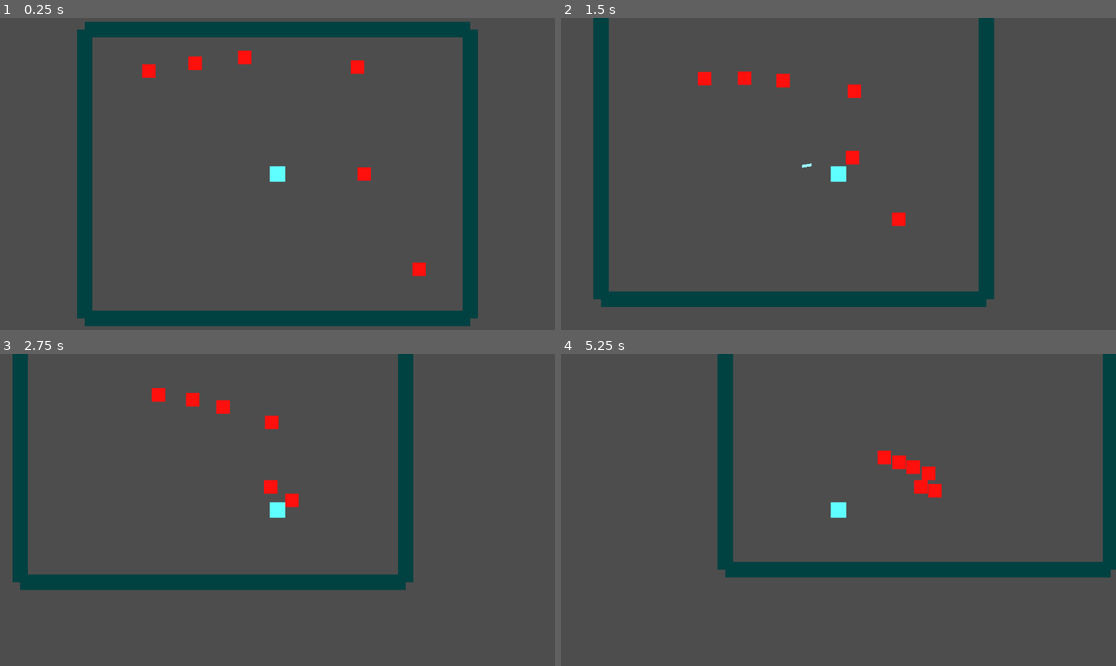
Above: before the commit, frames 1-4 (two rows, left to right).
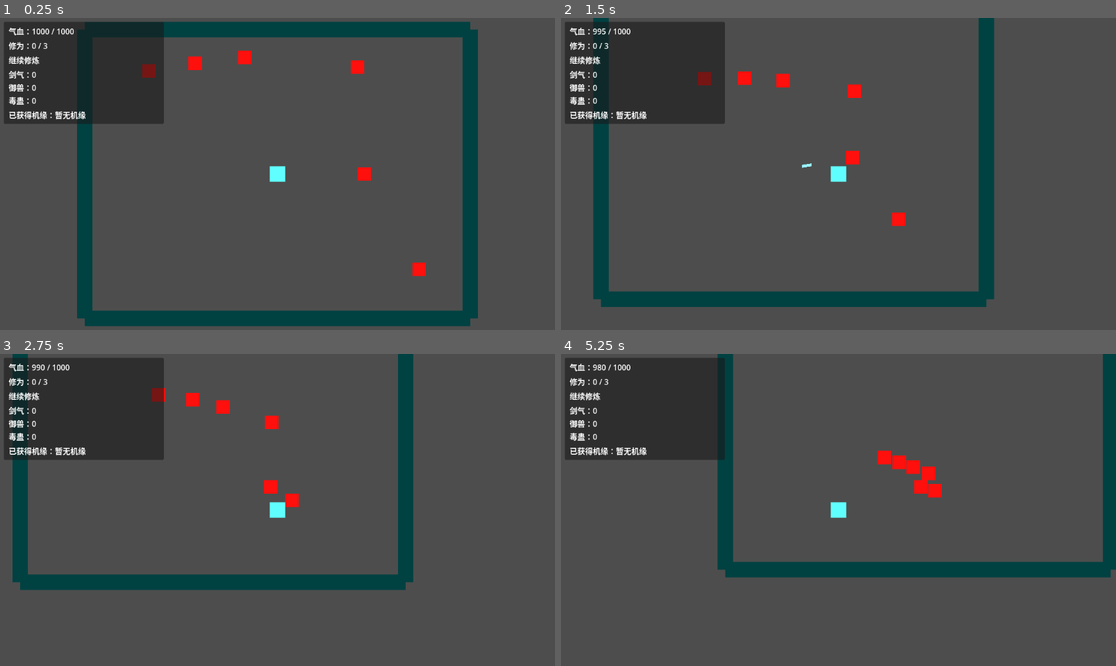
Above: after the commit, the same moments.

Repository: Litrudy/combine-dao
Game: Godot game, scene res://scenes/player/realm_test_map.tscn
Two runs of this game, one before a commit and one after it. Both use one fixed random seed, a clock stepped at 60 frames per second and the inputs below.
Inputs (mouse positions are in pixels of both pictures, inside the frame that each line leads up to):
- Up to frame 1 (0.25 s): no input
- Up to frame 2 (1.5 s): tap Enter (ui_accept) at 0.5, 0.77 s; move the mouse to (960, 158) at 0.52 s; hold D (move_right) 0.53-1.28 s; hold R (breakthrough) 0.53-1.28 s; move the mouse to (727, 189) at 1.27 s; hold S (move_down) from 1.28 s (still down); click (727, 189) at 1.35 s
- Up to frame 3 (2.75 s): tap Enter (ui_accept) at 1.52 s; tap R (breakthrough) at 1.55 s; move the mouse to (333, 441) at 2.02 s; release S (move_down) at 2.03 s; hold D (move_right) from 2.03 s (still down); hold R (breakthrough) from 2.03 s (still down)
- Up to frame 4 (5.25 s): move the mouse to (810, 572) at 2.77 s; release D (move_right) at 2.78 s; release R (breakthrough) at 2.78 s; hold W (move_up) 2.78-3.53 s; tap Q at 2.85 s; tap Enter (ui_accept) at 3.02, 3.77, 4.52 s; tap R (breakthrough) at 3.05, 4.55 s; move the mouse to (1005, 556) at 3.52 s; hold R (breakthrough) 3.53-4.28 s; hold A (move_left) 3.53-5.03 s; tap K at 3.6 s; move the mouse to (672, 463) at 4.27 s; tap H at 4.35 s; move the mouse to (866, 510) at 5.02 s; hold S (move_down) from 5.03 s (still down); hold R (breakthrough) from 5.03 s (still down)

The runs differ from the first frame. In frame 1, 7.7% of the frame differs, in the area x 0-30%, y 1-34%; in frame 2, 8.5%; in frame 3, 8.7%; in frame 4, 8.8%, in the area x 0-29%, y 1-34%.

Commit message:
feat: 添加基础HUD显示

Diff:
--- a/scenes/ally/spirit_wolf.tscn
+++ b/scenes/ally/spirit_wolf.tscn
@@ -3,6 +3,7 @@
 [ext_resource type="Script" uid="uid://cpaq8a8j5r7cd" path="res://scenes/ally/spirit_wolf.gd" id="1_wolf"]
 
 [sub_resource type="RectangleShape2D" id="RectangleShape2D_wolf"]
+size = Vector2(2, 2)
 
 [node name="SpiritWolf" type="CharacterBody2D" unique_id=377059038]
 script = ExtResource("1_wolf")
--- a/scenes/player/cultivator.gd
+++ b/scenes/player/cultivator.gd
@@ -2,6 +2,9 @@
 
 ## 修士（玩家）移动脚本
 ## M1 任务 1 —— 仅实现俯视角 WASD 移动，不含战斗 / 升级 / 机缘等系统。
+
+## 玩家状态变化时发出（修为 / 突破 / 机缘 / 气血变化），供 HUD 刷新
+signal stats_changed
 
 @export var speed: float = 200.0
 @export var max_qi_blood: int = 100
@@ -181,6 +184,9 @@
 	if can_breakthrough():
 		print("修为已满，按 R 进行突破")
 
+	# 通知 HUD 刷新
+	stats_changed.emit()
+
 
 ## 是否处于可突破状态
 func can_breakthrough() -> bool:
@@ -241,6 +247,9 @@
 	cultivation_level += 1
 	cultivation_exp_required += 3
 	print("突破完成，当前修为：", cultivation_exp, " / ", cultivation_exp_required)
+
+	# 完成突破 + 获得机缘，通知 HUD 刷新
+	stats_changed.emit()
 
 
 ## 根据机缘 id 应用效果（M1 任务 7：实现剑气流三个机缘）
@@ -370,13 +379,53 @@
 ## 受伤时打印剩余气血
 func _on_vitals_damaged(_amount: int, current_qi_blood: int) -> void:
 	print("受伤，当前气血：", current_qi_blood)
+	# 气血变化，通知 HUD 刷新
+	stats_changed.emit()
 
 
 ## 治疗时打印当前气血
 func _on_vitals_healed(_amount: int, current_qi_blood: int) -> void:
 	print("回复，当前气血：", current_qi_blood)
+	# 气血变化，通知 HUD 刷新
+	stats_changed.emit()
 
 
 ## 死亡时打印提示
 func _on_vitals_died() -> void:
 	print("修士陨落")
+
+
+# ===== HUD 数据 =====
+
+## 返回 HUD 需要的数据快照（HUD 只读，不修改玩家数据）
+func get_hud_data() -> Dictionary:
+	# 各流派已获得机缘数量（按 id 前缀分类）
+	var school_counts: Dictionary = {"sword": 0, "beast": 0, "poison": 0}
+	# 已获得机缘名称列表
+	var acquired_boon_names: Array[String] = []
+
+	# 用机缘数据建立 id -> 名称 映射
+	var id_to_name: Dictionary = {}
+	for boon in _boon_manager.get_all_boons():
+		id_to_name[boon.get("id", "")] = boon.get("boon_name", "?")
+
+	for id in acquired_boon_ids:
+		# 流派计数
+		if id.begins_with("sword"):
+			school_counts["sword"] += 1
+		elif id.begins_with("beast"):
+			school_counts["beast"] += 1
+		elif id.begins_with("poison"):
+			school_counts["poison"] += 1
+		# 名称列表
+		acquired_boon_names.append(id_to_name.get(id, id))
+
+	return {
+		"current_hp": vitals.get_current_qi_blood(),
+		"max_hp": vitals.get_max_qi_blood(),
+		"cultivation_exp": cultivation_exp,
+		"cultivation_exp_required": cultivation_exp_required,
+		"can_breakthrough": can_breakthrough(),
+		"school_counts": school_counts,
+		"acquired_boon_names": acquired_boon_names,
+	}
--- a/scenes/player/realm_test_map.tscn
+++ b/scenes/player/realm_test_map.tscn
@@ -4,6 +4,7 @@
 [ext_resource type="PackedScene" uid="uid://no6vpd7vpph5" path="res://scenes/enemy/beast.tscn" id="2_y2vg1"]
 [ext_resource type="PackedScene" uid="uid://brxx56mq7grp5" path="res://scenes/ui/boon_choice_panel.tscn" id="3_boonui"]
 [ext_resource type="Script" uid="uid://cchcqvgciqawd" path="res://scenes/player/realm_test_map.gd" id="5_map"]
+[ext_resource type="PackedScene" uid="uid://c0hud00000001" path="res://scenes/ui/hud.tscn" id="6_hud"]
 
 [sub_resource type="RectangleShape2D" id="RectangleShape2D_c7xc1"]
 size = Vector2(32, 32)
@@ -107,6 +108,8 @@
 color = Color(2.8878452e-07, 0.25704286, 0.26021704, 1)
 polygon = PackedVector2Array(-16, -300, 16, -300, 16, 300, -16, 300)
 
+[node name="HUD" parent="." instance=ExtResource("6_hud")]
+
 [node name="BoonChoicePanel" parent="." unique_id=1534450875 instance=ExtResource("3_boonui")]
 
 [node name="Beast" parent="." unique_id=1619129642 instance=ExtResource("2_y2vg1")]
--- /dev/null
+++ b/scenes/ui/hud.gd
@@ -0,0 +1,53 @@
+extends CanvasLayer
+## 基础文字 HUD
+## M2-1 —— 显示玩家气血 / 修为 / 突破状态 / 流派进度 / 已获得机缘。
+## 只读展示，不修改玩家数据。
+
+@onready var _hp_label: Label = $Panel/VBoxContainer/HpLabel
+@onready var _cultivation_label: Label = $Panel/VBoxContainer/CultivationLabel
+@onready var _breakthrough_label: Label = $Panel/VBoxContainer/BreakthroughLabel
+@onready var _school_label: Label = $Panel/VBoxContainer/SchoolLabel
+@onready var _boon_list_label: Label = $Panel/VBoxContainer/BoonListLabel
+
+## 目标玩家
+var _player: Node = null
+
+
+func _ready() -> void:
+	# 延迟一帧再查找玩家，确保玩家已进入场景树
+	_connect_player.call_deferred()
+
+
+## 查找玩家并连接其状态信号
+func _connect_player() -> void:
+	_player = get_tree().get_first_node_in_group("player")
+	if _player == null:
+		return
+	# 连接状态变化信号
+	if _player.has_signal("stats_changed") and not _player.stats_changed.is_connected(_refresh):
+		_player.stats_changed.connect(_refresh)
+	# 开局刷新一次
+	_refresh()
+
+
+## 根据玩家数据刷新显示
+func _refresh() -> void:
+	if not is_instance_valid(_player) or not _player.has_method("get_hud_data"):
+		return
+	var data: Dictionary = _player.get_hud_data()
+
+	# 气血
+	_hp_label.text = "气血：%d / %d" % [data["current_hp"], data["max_hp"]]
+	# 修为
+	_cultivation_label.text = "修为：%d / %d" % [data["cultivation_exp"], data["cultivation_exp_required"]]
+	# 突破状态
+	_breakthrough_label.text = "按 R 突破" if data["can_breakthrough"] else "继续修炼"
+	# 流派进度
+	var sc: Dictionary = data["school_counts"]
+	_school_label.text = "剑气：%d\n御兽：%d\n毒蛊：%d" % [sc["sword"], sc["beast"], sc["poison"]]
+	# 已获得机缘
+	var names: Array = data["acquired_boon_names"]
+	if names.is_empty():
+		_boon_list_label.text = "已获得机缘：暂无机缘"
+	else:
+		_boon_list_label.text = "已获得机缘：" + "、".join(names)
--- /dev/null
+++ b/scenes/ui/hud.tscn
@@ -0,0 +1,51 @@
+[gd_scene format=3 uid="uid://c0hud00000001"]
+
+[ext_resource type="Script" path="res://scenes/ui/hud.gd" id="1_hud"]
+
+[node name="HUD" type="CanvasLayer"]
+layer = 5
+script = ExtResource("1_hud")
+
+[node name="Panel" type="Panel" parent="."]
+offset_left = 8.0
+offset_top = 8.0
+offset_right = 340.0
+offset_bottom = 220.0
+mouse_filter = 2
+
+[node name="VBoxContainer" type="VBoxContainer" parent="Panel"]
+layout_mode = 1
+anchors_preset = 15
+anchor_right = 1.0
+anchor_bottom = 1.0
+offset_left = 10.0
+offset_top = 10.0
+offset_right = -10.0
+offset_bottom = -10.0
+grow_horizontal = 2
+grow_vertical = 2
+mouse_filter = 2
+theme_override_constants/separation = 6
+
+[node name="HpLabel" type="Label" parent="Panel/VBoxContainer"]
+layout_mode = 2
+text = "气血：- / -"
+
+[node name="CultivationLabel" type="Label" parent="Panel/VBoxContainer"]
+layout_mode = 2
+text = "修为：- / -"
+
+[node name="BreakthroughLabel" type="Label" parent="Panel/VBoxContainer"]
+layout_mode = 2
+text = "继续修炼"
+
+[node name="SchoolLabel" type="Label" parent="Panel/VBoxContainer"]
+layout_mode = 2
+text = "剑气：0
+御兽：0
+毒蛊：0"
+
+[node name="BoonListLabel" type="Label" parent="Panel/VBoxContainer"]
+layout_mode = 2
+text = "已获得机缘：暂无机缘"
+autowrap_mode = 2
Not shown, added: scenes/ui/hud.gd.uid
